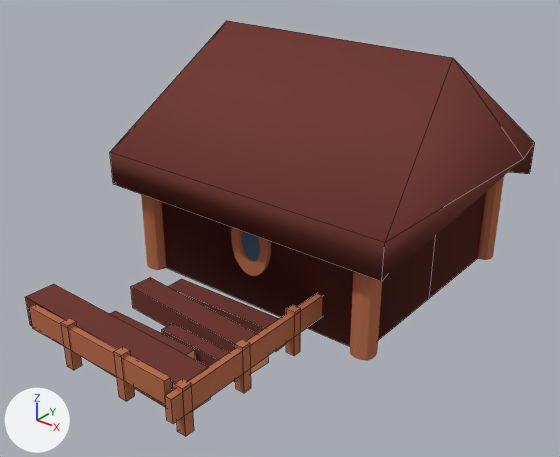
The Blender file Assets/Models/Buildings/woodcuttersHut.blend as it was, and as the next commit left it.
The view is the same before and after, from a 50 mm camera at (8.02, -12.6, 9.88) aimed at (0.2, -2.82, 3.81). The axes (+X, +Y, +Z) are drawn at lower left. The lights are the same throughout. Mesh edges are drawn as thin lines on the coarser meshes.
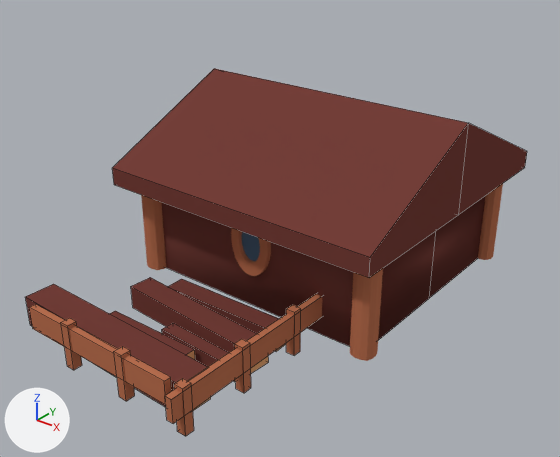
Where the change shows, as pixel boxes [x1, y1, x2, y2] in the pictures (560 x 457 px):
'Sciany i dach', deleted (brown): before [110, 21, 534, 347]
'Cube.011', added (brown): after [112, 69, 527, 278]
'sciany', added (red): after [162, 196, 486, 347]

Diff of the bpy script that builds the scene:
```diff
--- a/Assets/Models/Buildings/woodcuttersHut.blend.py
+++ b/Assets/Models/Buildings/woodcuttersHut.blend.py
@@ me_cube_001_1 @@
+me_cube_001_1.from_pydata(...)  # 11 vertices, 7 faces; spans x -0.189..0.189, y -0.346..0.346, z 0.0..0.364
+me_cube_001_1.polygons.foreach_set('use_smooth', [True] * 7)
+me_cube_001_1.materials.append(mat_calymagazyn)  # picture img_new_col_pal_png
@@ me_cube @@
+me_cube.from_pydata(...)  # 12 vertices, 10 faces; spans x -1.0..1.0, y -1.0..1.0, z -0.01..1.66
+me_cube.materials.append(mat_calymagazyn)  # picture img_new_col_pal_png
@@ ob_sciany_i_dach @@
-ob_sciany_i_dach = bpy.data.objects.new('Sciany i dach', me_cube_001)
-ob_sciany_i_dach.location = (-0.08, -1.07, 2.36)
-ob_sciany_i_dach.scale = (13.0, 6.48, 5.16)
@@ ob_sciany @@
+ob_sciany = bpy.data.objects.new('sciany', me_cube_001_1)
+ob_sciany.location = (-0.08, -1.07, 2.36)
+ob_sciany.scale = (13.0, 6.48, 5.16)
@@ ob_cube_011 @@
+ob_cube_011 = bpy.data.objects.new('Cube.011', me_cube)
+ob_cube_011.location = (-0.08, -1.07, 4.21)
+ob_cube_011.scale = (2.86, 2.86, 1.0)
```
